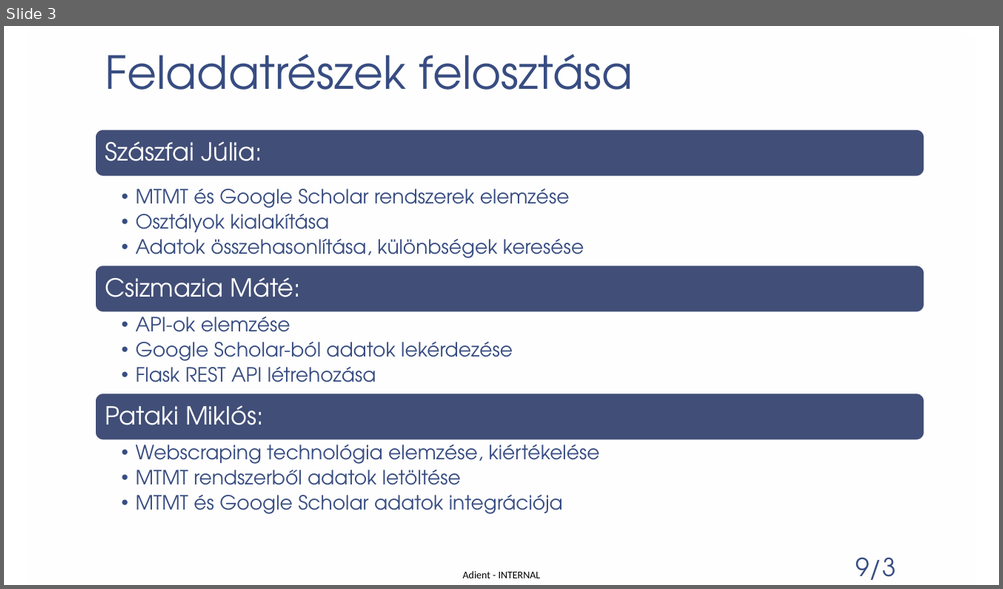
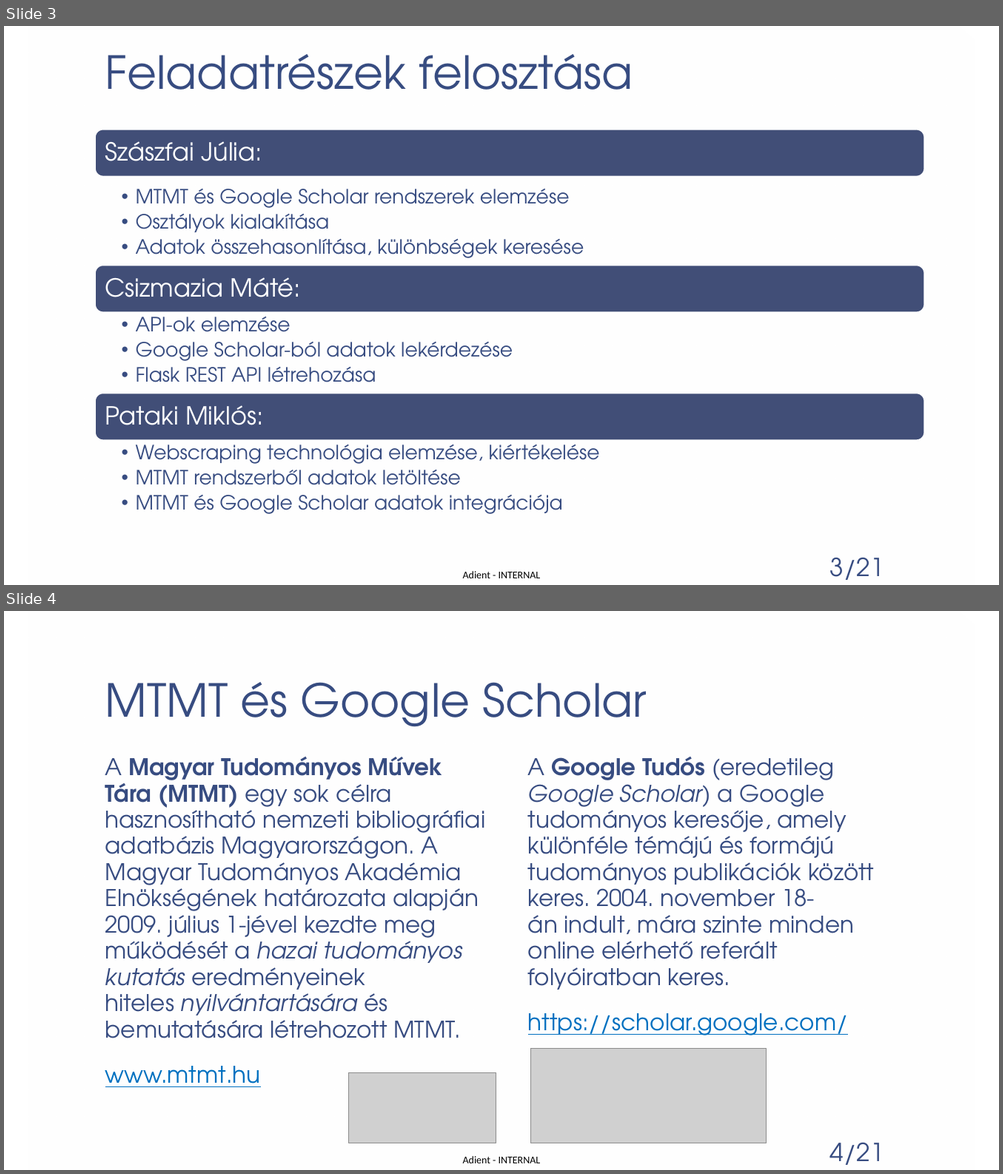
Before and after one commit to patmik2012/PubSync, a slide deck: Publikációs listák szinkronizálása.pptx. Shown one above the other, each under a label of ours: slide 3 before the commit, slides 3 and 4 after it. The pictures are 1003x589 and 1003x1174 pixels, drawn with LibreOffice and Linux fonts; fonts in the diff are those of the drawing; grey boxes stand for pictures; background and template pictures are left out. Boxes give left, top, right and bottom in pixels: in the first picture for what was removed or moved away, otherwise in the second. Text is boxed around its words. In the diff, an @@ line names an element or a change of style, - is before the commit and + after.

```diff
--- a/Publikációs listák szinkronizálása.pptx
+++ b/Publikációs listák szinkronizálása.pptx
@@ slide 4 added at (4, 611, 999, 1170), background picture (left out); not listed: 3 template elements that a slide beside it also shows @@
@@ title added at (105, 682, 646, 727), 44 pt, text #374C81 @@
+MTMT és Google Scholar
@@ text added at (105, 757, 485, 1088), 22.2 pt, text #374C81 @@
+A Magyar Tudományos Művek Tára (MTMT) egy sok célra hasznosítható nemzeti bibliográfiai adatbázis Magyarországon. A Magyar Tudományos Akadémia Elnökségének határozata alapján 2009. július 1-jével kezdte meg működését a hazai tudományos kutatás eredményeinek hiteles nyilvántartására és bemutatására létrehozott MTMT.
+www.mtmt.hu
@@ text added at (528, 757, 874, 1036), 22.2 pt, text #374C81 @@
+A Google Tudós (eredetileg Google Scholar) a Google tudományos keresője, amely különféle témájú és formájú tudományos publikációk között keres. 2004. november 18-án indult, mára szinte minden online elérhető referált folyóiratban keres.
+https://scholar.google.com/
@@ picture added at (531, 1049, 766, 1144) @@
@@ picture added at (349, 1073, 495, 1144) @@
@@ page number at (830, 557, 884, 580): text changed @@
-9/3
+3/21
```
Also in this commit, not shown: 16 slides changed, 2 other slides added, 1 slide removed, 4 other files.
